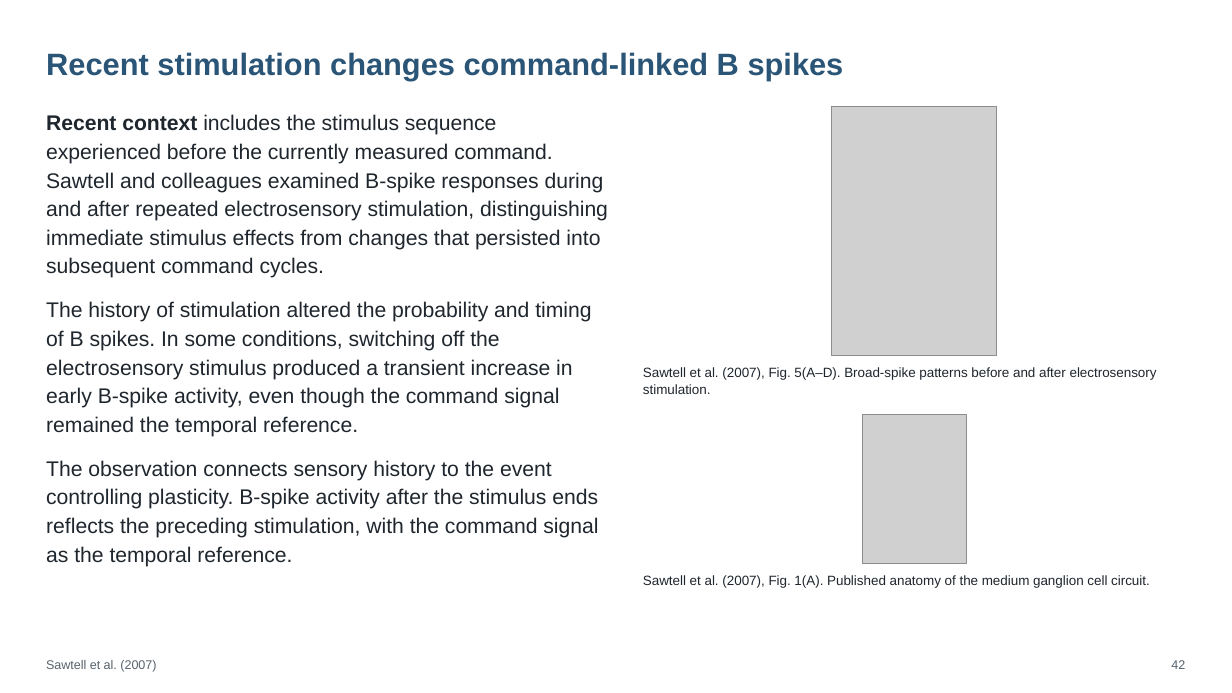
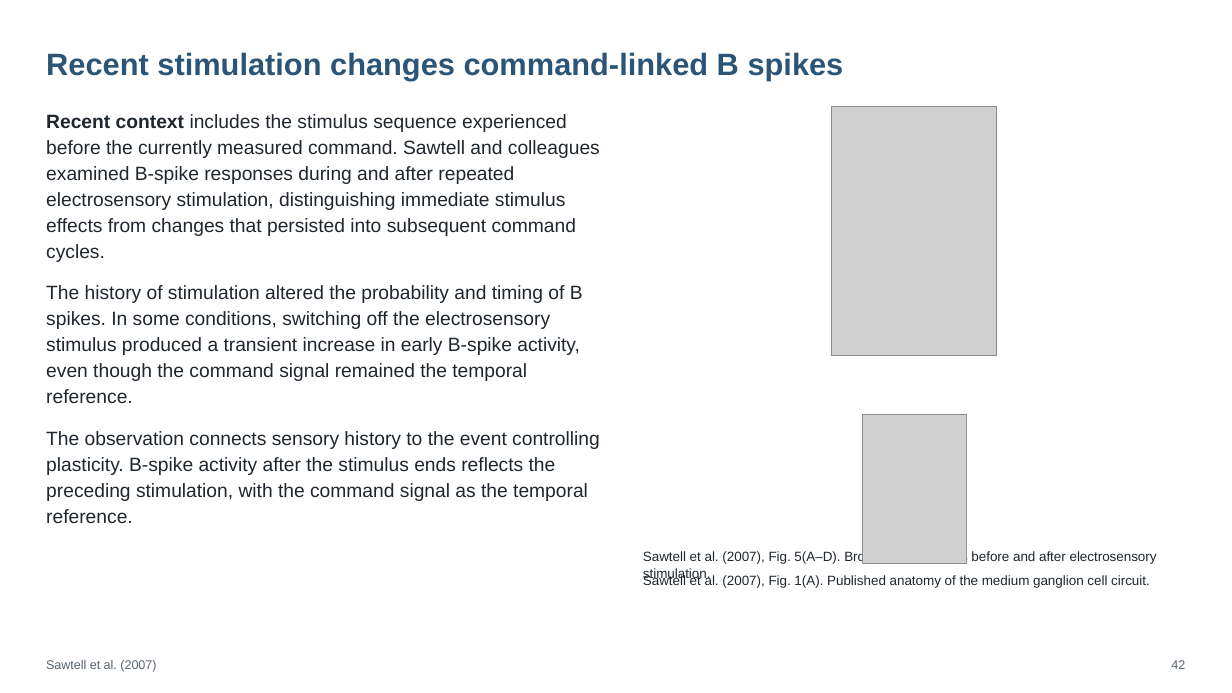
Before and after one commit to jordanxxlopez/NEUROETHOLOGY, a slide deck: slide 55 of scaffolded/Neuroethology_Lecture21_FA2026_SCAFFOLDED.pptx. Drawn at 1232x693 pixels with LibreOffice and Linux fonts; fonts in the diff are those of the drawing; grey boxes stand for pictures. Boxes give left, top, right and bottom in pixels: in the first picture for what was removed or moved away, otherwise in the second. Text is boxed around its words. In the diff, an @@ line names an element or a change of style, - is before the commit and + after.

```diff
--- a/scaffolded/Neuroethology_Lecture21_FA2026_SCAFFOLDED.pptx
+++ b/scaffolded/Neuroethology_Lecture21_FA2026_SCAFFOLDED.pptx
@@ text "Recent context includes the stimulus ..." at <box>46,114,600,523</box>: size 16.5 to 15 pt; line spacing 22.3pt to 20.2pt; more space between paragraphs @@
@@ text "Sawtell et al. (2007), Fig. ..." rewrapped from <box>643,367,1157,394</box> to <box>643,550,1157,581</box> @@
```
Also in this commit, not shown: 57 other slides changed, 6 other files.
